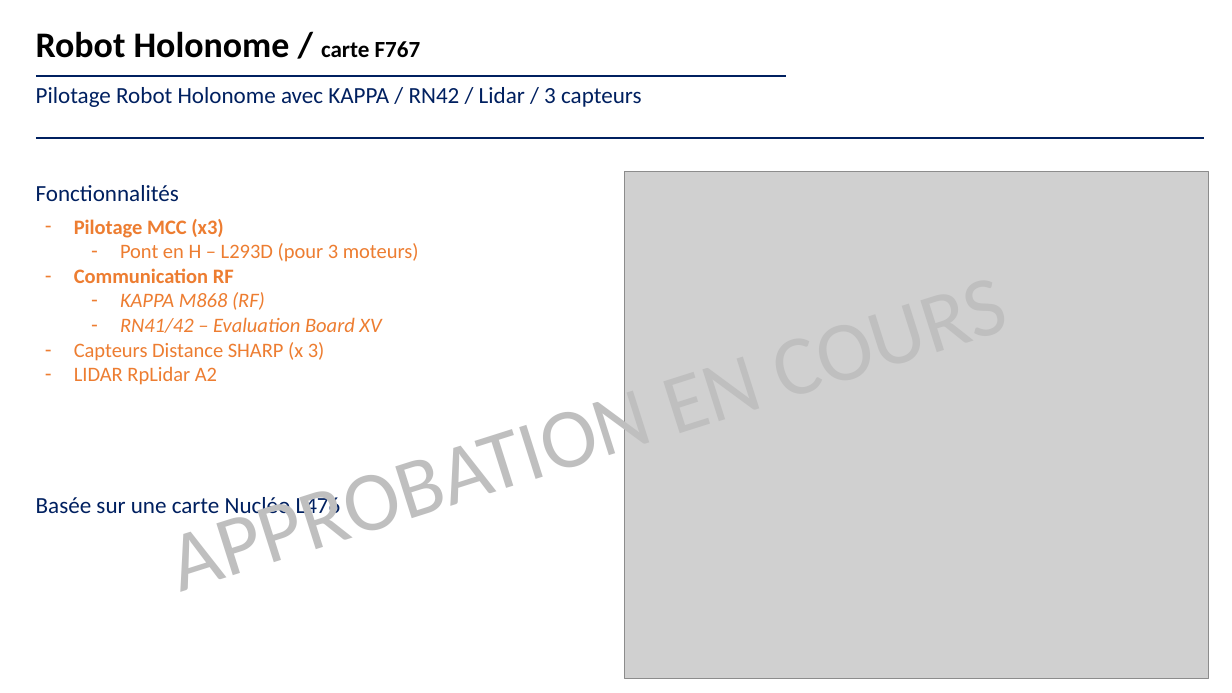
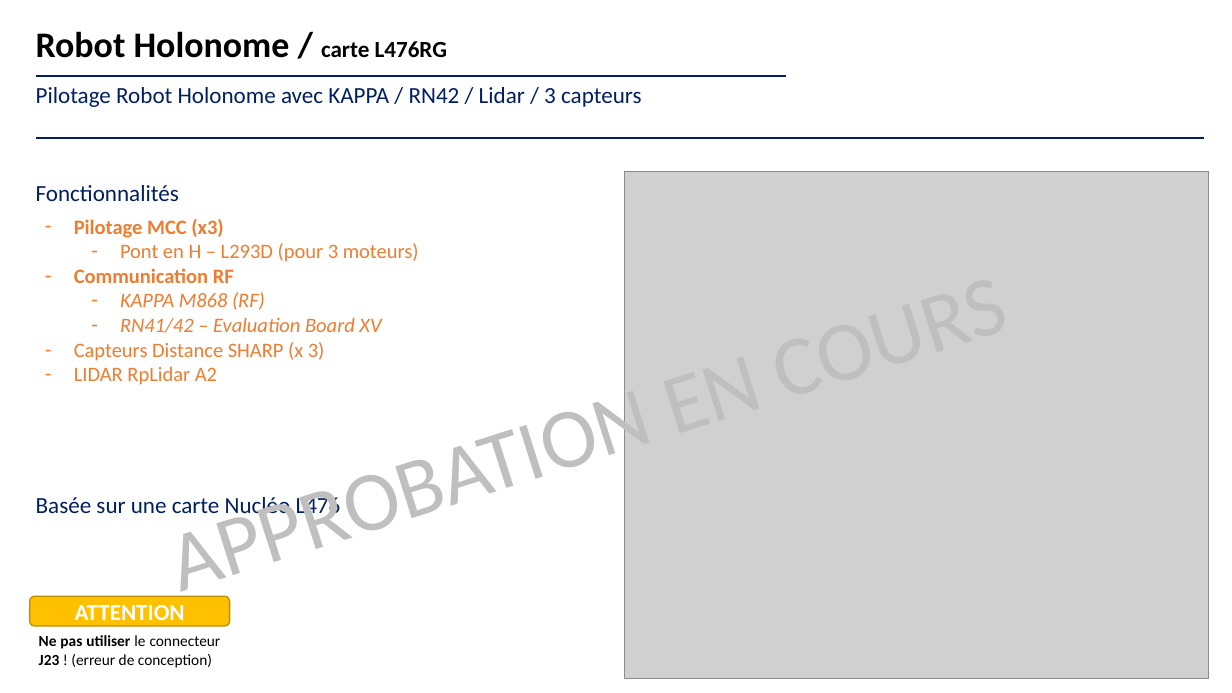
Before and after one commit to jvillemejane/LEnsE_IOGS_Maquettes, a slide deck: slide 1 of Maquettes/Elec_Num_Emb/Robot_Holonome/brochages.pptx. Drawn at 1232x693 pixels with LibreOffice and Linux fonts; fonts in the diff are those of the drawing; grey boxes stand for pictures. Boxes give left, top, right and bottom in pixels: in the first picture for what was removed or moved away, otherwise in the second. Text is boxed around its words. In the diff, an @@ line names an element or a change of style, - is before the commit and + after.

```diff
--- a/Maquettes/Elec_Num_Emb/Robot_Holonome/brochages.pptx
+++ b/Maquettes/Elec_Num_Emb/Robot_Holonome/brochages.pptx
@@ text at (x1=36, y1=31, x2=447, y2=58): text changed @@
-Robot Holonome / carte F767
+Robot Holonome / carte L476RG
@@ rounded rectangle added at (x1=30, y1=596, x2=229, y2=626), fill #FFC000, outline #BD8E00 1 pt, 18 pt, text #FFFFFF, bold @@
+ATTENTION
@@ text added at (x1=39, y1=635, x2=221, y2=668), 12 pt, text #000000 @@
+Ne pas utiliser le connecteur J23 ! (erreur de conception)
```
Also in this commit, not shown: 19 other files.
